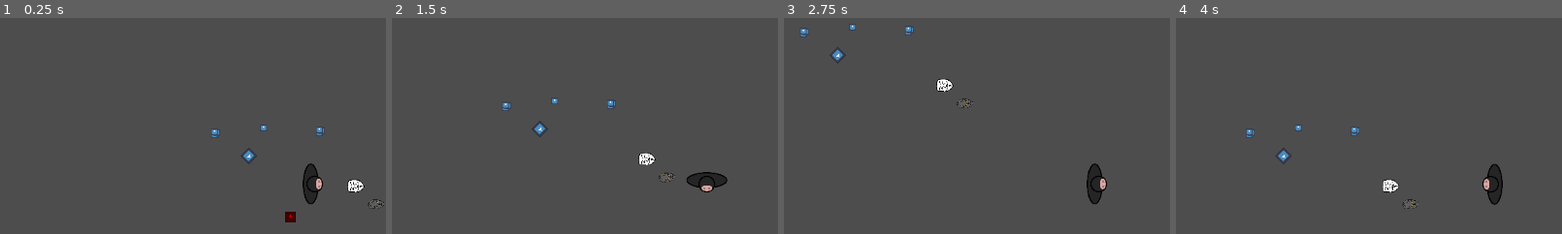
Above: before the commit, frames 1-4 (left to right).
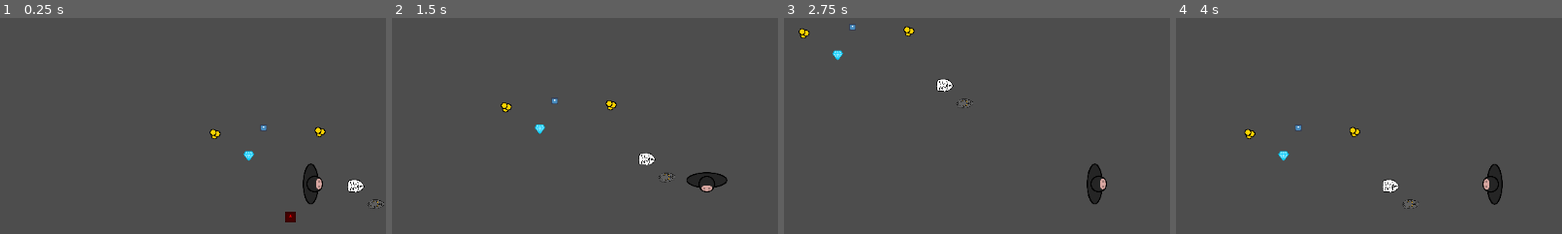
Above: after the commit, the same moments.

Repository: Quackstir/Game-Jam
Game: Godot game, scene res://Levels/MarksTest/PlayerTestScene.tscn
Same seed, same stepped clock (60 frames per second), same inputs: the game is played once before the commit and once after it. This scene is started directly instead of the project's main scene. The engine's default icon, where the game draws it, is replaced by a stand-in: a white triangle on a blue panel in a dark square.
Inputs:
- Up to frame 1 (0.25 s): no input
- Up to frame 2 (1.5 s): hold D (move_right) 0.53-1.28 s; hold Q (activate_mask) 0.53-1.28 s; hold S (move_down) from 1.28 s (still down); tap E (interact) at 1.35 s
- Up to frame 3 (2.75 s): release S (move_down) at 2.03 s; hold D (move_right) from 2.03 s (still down); hold Q (activate_mask) from 2.03 s (still down)
- Up to frame 4 (4 s): release D (move_right) at 2.78 s; release Q (activate_mask) at 2.78 s; hold W (move_up) 2.78-3.53 s; tap E (interact) at 2.85 s; hold A (move_left) from 3.53 s (still down); hold Q (activate_mask) from 3.53 s (still down)
The pictures show only the part of the screen within x 9-59%, y 12-62%; the shares and areas given below are measured in that part.

The runs differ from the first frame. In frame 1, 0.3% of the frame differs, in the area x 54-85%, y 50-68%; in frame 2, 0.3%; in frame 3, 0.3%, in the area x 3-34%, y 3-22%; in frame 4, 0.3%.

Commit message:
Added Art and Fixed errors
-Added diamond
-Added loot coins
-fixed errors on player controller

Diff:
--- a/Global Game Jam 2026/GlobalGameJam2026/Interactables/Loot/Scenes/loot.tscn
+++ b/Global Game Jam 2026/GlobalGameJam2026/Interactables/Loot/Scenes/loot.tscn
@@ -1,7 +1,7 @@
 [gd_scene format=3 uid="uid://dgi627qih5typ"]
 
 [ext_resource type="Script" uid="uid://beb2ijtkw8nx" path="res://Interactables/Loot/Script/loot.gd" id="1_emsto"]
-[ext_resource type="Texture2D" uid="uid://4q335xxs2p" path="res://icon.svg" id="2_x5d7l"]
+[ext_resource type="Texture2D" uid="uid://dycukt423o8j4" path="res://Player/Art/Circle.svg" id="2_g6m7x"]
 
 [sub_resource type="CircleShape2D" id="CircleShape2D_4j0nx"]
 
@@ -11,19 +11,40 @@
 script = ExtResource("1_emsto")
 
 [node name="Sprite2D" type="Sprite2D" parent="." unique_id=1576741764]
-position = Vector2(-0.9999999, 0.9999999)
-scale = Vector2(0.085, 0.085)
-texture = ExtResource("2_x5d7l")
+modulate = Color(0, 0, 0, 1)
+position = Vector2(-1, 3)
+scale = Vector2(0.04, 0.04)
+texture = ExtResource("2_g6m7x")
 
-[node name="Sprite2D2" type="Sprite2D" parent="." unique_id=804307209]
-position = Vector2(1.9999996, -1.9999996)
-scale = Vector2(0.085, 0.085)
-texture = ExtResource("2_x5d7l")
+[node name="Sprite2D4" type="Sprite2D" parent="." unique_id=765324963]
+modulate = Color(1, 0.8352941, 0, 1)
+position = Vector2(-1, 3)
+scale = Vector2(0.03, 0.03)
+texture = ExtResource("2_g6m7x")
 
-[node name="Sprite2D3" type="Sprite2D" parent="." unique_id=1400827648]
-position = Vector2(-0.99999917, -2.9999995)
-scale = Vector2(0.085, 0.085)
-texture = ExtResource("2_x5d7l")
+[node name="Sprite2D2" type="Sprite2D" parent="." unique_id=2001491044]
+modulate = Color(0, 0, 0, 1)
+position = Vector2(3, 0)
+scale = Vector2(0.04, 0.04)
+texture = ExtResource("2_g6m7x")
+
+[node name="Sprite2D5" type="Sprite2D" parent="." unique_id=1927270174]
+modulate = Color(1, 0.8352941, 0, 1)
+position = Vector2(2.9999998, 2.3841858e-07)
+scale = Vector2(0.03, 0.03)
+texture = ExtResource("2_g6m7x")
+
+[node name="Sprite2D3" type="Sprite2D" parent="." unique_id=1911835390]
+modulate = Color(0, 0, 0, 1)
+position = Vector2(-3, -2)
+scale = Vector2(0.04, 0.04)
+texture = ExtResource("2_g6m7x")
+
+[node name="Sprite2D6" type="Sprite2D" parent="." unique_id=952271900]
+modulate = Color(1, 0.8352941, 0, 1)
+position = Vector2(-2.9999998, -1.9999996)
+scale = Vector2(0.03, 0.03)
+texture = ExtResource("2_g6m7x")
 
 [node name="CollisionShape2D" type="CollisionShape2D" parent="." unique_id=1775486428]
 shape = SubResource("CircleShape2D_4j0nx")
--- a/Global Game Jam 2026/GlobalGameJam2026/Interactables/Loot/Scenes/loot_mcguffin.tscn
+++ b/Global Game Jam 2026/GlobalGameJam2026/Interactables/Loot/Scenes/loot_mcguffin.tscn
@@ -1,7 +1,7 @@
 [gd_scene format=3 uid="uid://dsl2gq5vfhptp"]
 
 [ext_resource type="Script" uid="uid://ctbqjr1u1f0vi" path="res://Interactables/Loot/Script/loot_mcguffin.gd" id="1_iqbv7"]
-[ext_resource type="Texture2D" uid="uid://4q335xxs2p" path="res://icon.svg" id="2_becop"]
+[ext_resource type="Texture2D" uid="uid://dpnfsxrletc36" path="res://Interactables/Loot/Art/diamond.png" id="2_becop"]
 [ext_resource type="AudioStream" uid="uid://dy2ov4giqe488" path="res://Interactables/Loot/Audio/BigLootSFX.wav" id="3_becop"]
 
 [sub_resource type="CircleShape2D" id="CircleShape2D_4j0nx"]
@@ -12,8 +12,7 @@
 script = ExtResource("1_iqbv7")
 
 [node name="Sprite2D3" type="Sprite2D" parent="." unique_id=1400827648]
-rotation = 2.3561945
-scale = Vector2(0.14, 0.14)
+scale = Vector2(0.035, 0.035)
 texture = ExtResource("2_becop")
 
 [node name="CollisionShape2D" type="CollisionShape2D" parent="." unique_id=1775486428]
--- a/Global Game Jam 2026/GlobalGameJam2026/Player/Scripts/hud.gd
+++ b/Global Game Jam 2026/GlobalGameJam2026/Player/Scripts/hud.gd
@@ -25,8 +25,8 @@
 func _score_changed(_new_score:int) -> void:
 	label.text = "Score: " + str(_new_score)
 
-func _can_win(_can_win:bool) -> void:
-	if _can_win:
+func _can_win(can_win:bool) -> void:
+	if can_win:
 		rich_text_label.text = mcguffin_text
 	else:
 		rich_text_label.text = default_text
--- a/Global Game Jam 2026/GlobalGameJam2026/Player/Scripts/player_controller.gd
+++ b/Global Game Jam 2026/GlobalGameJam2026/Player/Scripts/player_controller.gd
@@ -68,7 +68,7 @@
 	var _is_moving:bool = _movement_input.length() < 0
 	on_movement.emit(_is_moving)
 
-func _physics_process(delta: float) -> void:
+func _physics_process(_delta: float) -> void:
 	velocity = _movement_input * movement_speed
 
 	move_and_slide()
@@ -130,12 +130,12 @@
 	_current_mask.activate_mask()
 
 
-func _on_detect_back_area_entered(area: Area2D) -> void:
+func _on_detect_back_area_entered(_area: Area2D) -> void:
 	print("Stab em in the back")
 	keyboard_e.visible = true
 
 
-func _on_detect_back_area_exited(area: Area2D) -> void:
+func _on_detect_back_area_exited(_area: Area2D) -> void:
 	keyboard_e.visible = false
 
 
Binary file added: Global Game Jam 2026/GlobalGameJam2026/Interactables/Loot/Art/diamond.png
Not shown, added: Global Game Jam 2026/GlobalGameJam2026/Interactables/Loot/Art/diamond.png.import
